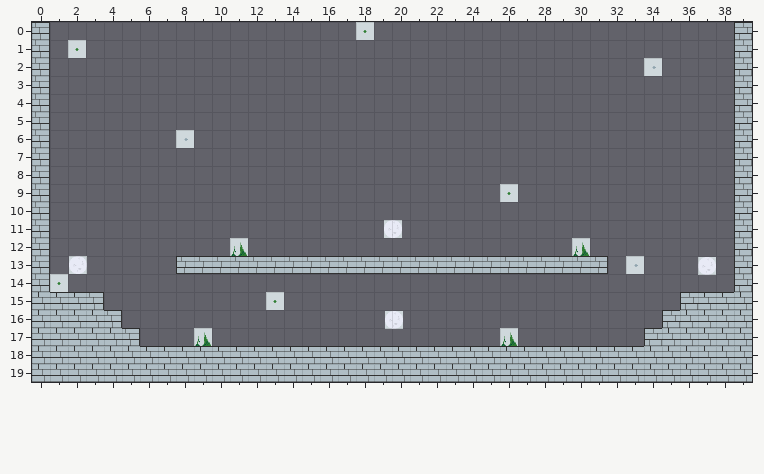
Tiled map: assets/worldHub.tmx. That is the earlier state.
Cells are 32x32 px. Shown: x 0..39, y 0..19. Tiles whose own drawing changed are shown in their newer look in all pictures.
The same view after the edit:
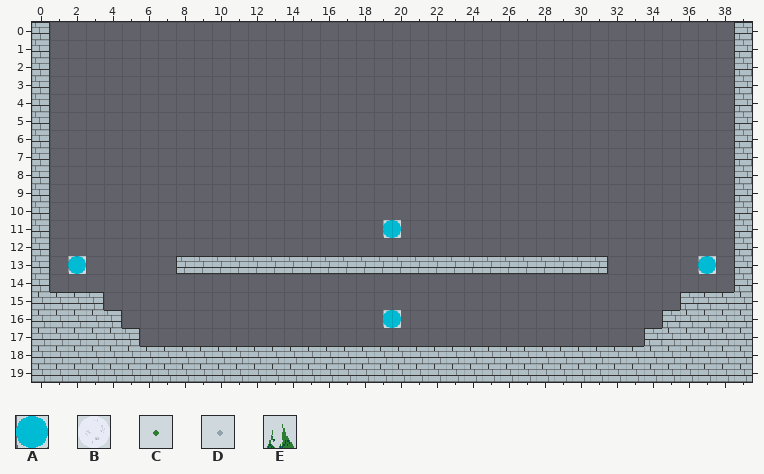
Key: from "tile_sheet_0": A 4, B 5, C 11, D 12, E 18.
_ is an empty cell.
Objects are placed by their top-left corner, in cells (3,4 is the top-left corner of cell 3,4); size is 1x1 cell unless given.
Edits made:
Layer "Background" (removed):
Tile C is gone in row 0 at x 18; in row 1 at x 2; in row 9 at x 26; in row 14 at x 1; in row 15 at x 13.
Tile D is gone in row 2 at x 34; in row 6 at x 8; in row 13 at x 33.
Layer "Ground" (removed):
Tile E is gone in row 12 at x 11 and 30; in row 17 at x 9 and 26.
Layer "Portals":
A new object: A "portal3" at 19.5,11.
A new object: A "portal2" at 2,13.
A new object: A "portal1" at 37,13.
Object B "portal3" at 19.5,11 is removed.
Object B "portal2" at 2,13 is removed.
Object B "portal1" at 37,13 is removed.
Layer "Player":
A new object: A "player" at 19.5,16.
Object B "player" at 19.6,16 is removed.
